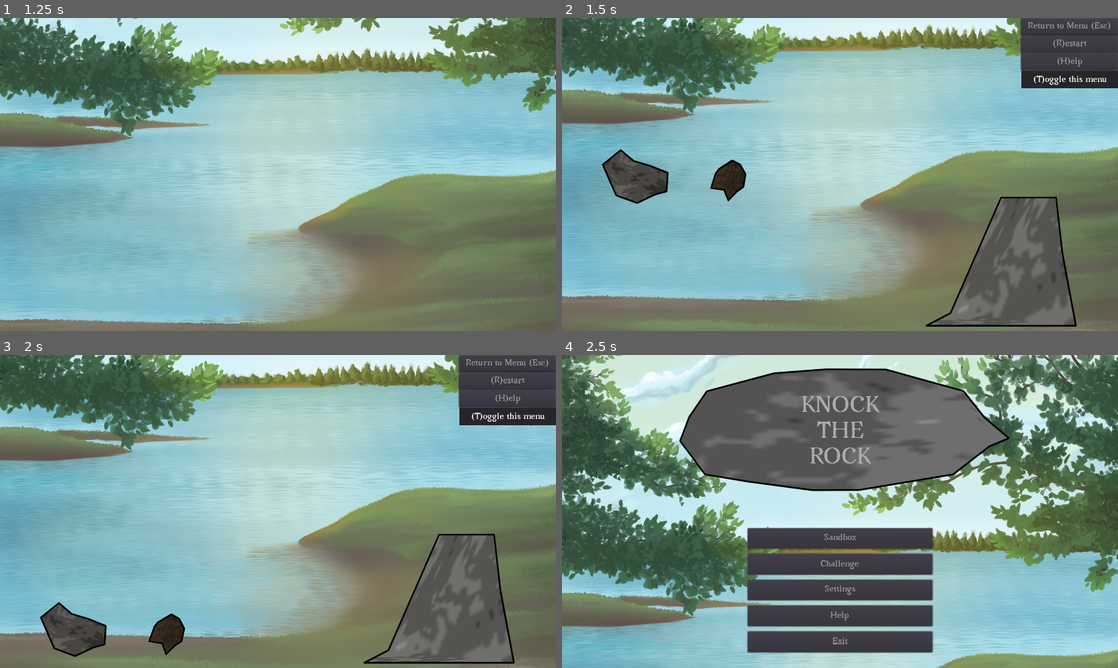
Above: before the commit, frames 1-4 (two rows, left to right).
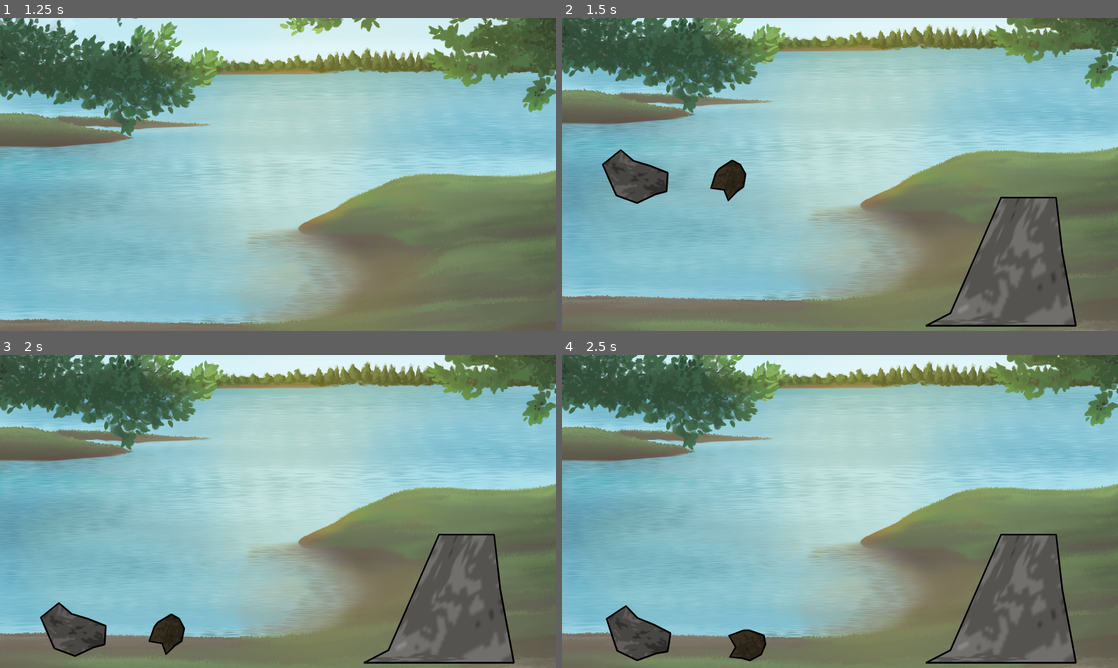
Above: after the commit, the same moments.

Repository: ebrahimebrahim/knock-the-rock
Game: Godot game, scene res://MenuScreen.tscn
The game is run twice, just before and just after one commit, with the same random seed, the same clock (stepped at 60 frames per second) and the same inputs.
Inputs (mouse positions are in pixels of both pictures, inside the frame that each line leads up to):
- Up to frame 1 (1.25 s): click "Sandbox" at 0.5 s
- Up to frame 2 (1.5 s): move the mouse to (962, 158) at 1.27 s; press the mouse at (962, 158) at 1.28 s
- Up to frame 3 (2 s): no input
- Up to frame 4 (2.5 s): release the mouse at (962, 495) at 2 s; click (1067, 364) at 2 s, where only the run before the commit has a clickable "Return to Menu (Esc)"

Frame 1 is identical in both runs. In frame 2, 3.9% of the frame differs, in the area x 82-100%, y 0-23%; in frame 3, 3.9%; in frame 4, 92%, in the area x 0-100%, y 0-100%.

Commit message:
implement setting: corner menu hidden by default

Diff:
--- a/ktr/GameBase.gd
+++ b/ktr/GameBase.gd
@@ -27,6 +27,8 @@
 	beuld = Boulder.new()
 	add_child(beuld)
 	beuld.set_position(random_point_on_line($BoulderBotRight)-beuld.bottom_right())
+
+	$MenuZone.visible = not Globals.corner_menu_hidden_by_default
 
 func _input(event):
 	if event.is_action_pressed("return_to_menu"): _on_return()
--- a/ktr/Globals.gd
+++ b/ktr/Globals.gd
@@ -1,3 +1,4 @@
 extends Node
 
 var total_rocks_given : int
+var corner_menu_hidden_by_default : bool
--- a/ktr/MenuScreen.gd
+++ b/ktr/MenuScreen.gd
@@ -89,5 +89,7 @@
 	Globals.total_rocks_given = cfg.challenge_mode_rocks
 
 	# corner menu hidden by default
+	Globals.corner_menu_hidden_by_default = cfg.corner_menu_hidden_by_default
 
 	# language
+	Strings.lang = cfg.language
--- a/ktr/settings.tres
+++ b/ktr/settings.tres
@@ -8,5 +8,5 @@
 music_vol = -5.0
 gravity = 1470.0
 challenge_mode_rocks = 15
-corner_menu_hidden_by_default = false
+corner_menu_hidden_by_default = true
 language = "en"
